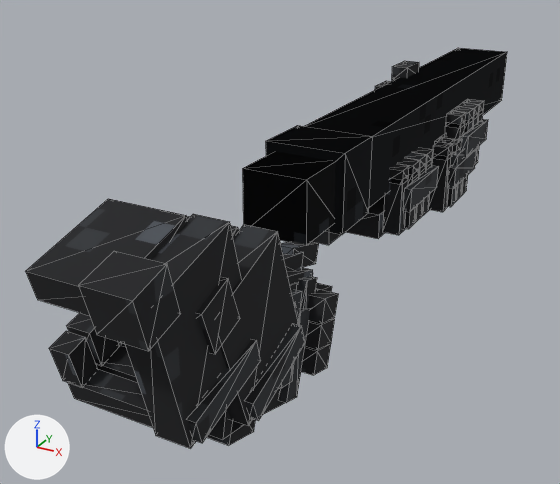
Renders of the glTF model assets/models/hands/hands.glb from each side of a commit.
The view is the same before and after, from a camera (50 mm lens) standing at (0.245, -0.443, 0.193) and looking at (-0.051, 0.096, -0.076). The lights are fixed; the arrows at lower left show +X, +Y and +Z. The picture after the commit comes second. Mesh edges are drawn as thin lines.

Names of what the first picture shows: 'ArmL', 'hound_L', 'hound_R', 'lancer_R', 'mauler_L', 'mauler_R', 'stinger_L', 'stinger_R', 'wasp_L', 'wasp_R' and 1 more.
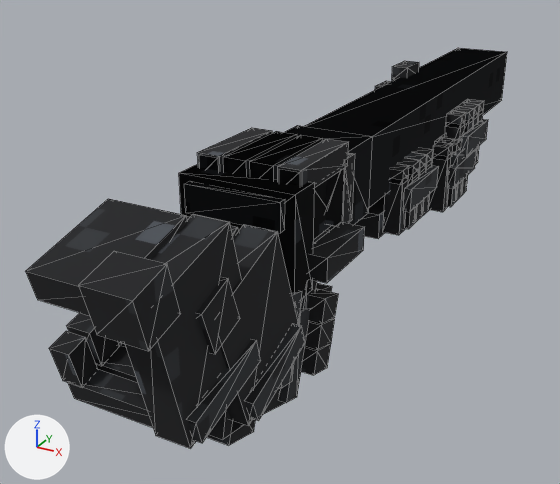
What differs and where, as boxes [x1, y1, x2, y2] in the pictures (560 x 484 px):
'climb_L', added
    after: [179, 131, 365, 299]
    faces in mat_gun_glove_black (picture img_gun_glove_black): [179, 131, 365, 299]
    faces in mat_gun_knuckle (picture img_gun_knuckle): [184, 181, 284, 233]
'climb_R', added
    after: [197, 128, 352, 185]
'stinger_R', unchanged, covered by the edit
    before: [280, 241, 319, 309]
    after: [300, 242, 317, 309]

What changed in the scene script:
```text
Add me_climb_l:
    me_climb_l.from_pydata(...)  # 96 vertices, 144 faces; spans x -0.0425..0.055, y -0.021..0.0925, z -0.008..0.1025
    # faces by material slot: [132, 12]
    me_climb_l.materials.append(mat_gun_glove_black)  # picture img_gun_glove_black
    me_climb_l.materials.append(mat_gun_knuckle)  # picture img_gun_knuckle
Add me_climb_r:
    me_climb_r.from_pydata(...)  # 96 vertices, 144 faces; spans x -0.055..0.0425, y -0.021..0.0925, z -0.008..0.1025
    # faces by material slot: [132, 12]
    me_climb_r.materials.append(mat_gun_glove_black)  # picture img_gun_glove_black
    me_climb_r.materials.append(mat_gun_knuckle)  # picture img_gun_knuckle
Add ob_climb_l:
    ob_climb_l = bpy.data.objects.new('climb_L', me_climb_l)
    ob_climb_l.location = (0.0, -0.05, -0.06)
Add ob_climb_r:
    ob_climb_r = bpy.data.objects.new('climb_R', me_climb_r)
    ob_climb_r.location = (0.0, -0.05, -0.06)
```
